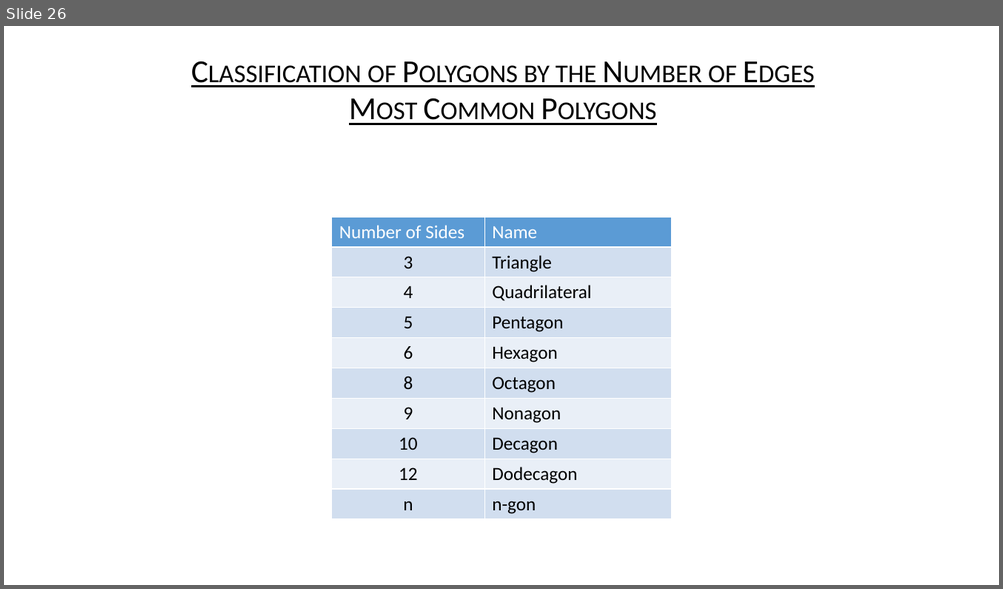
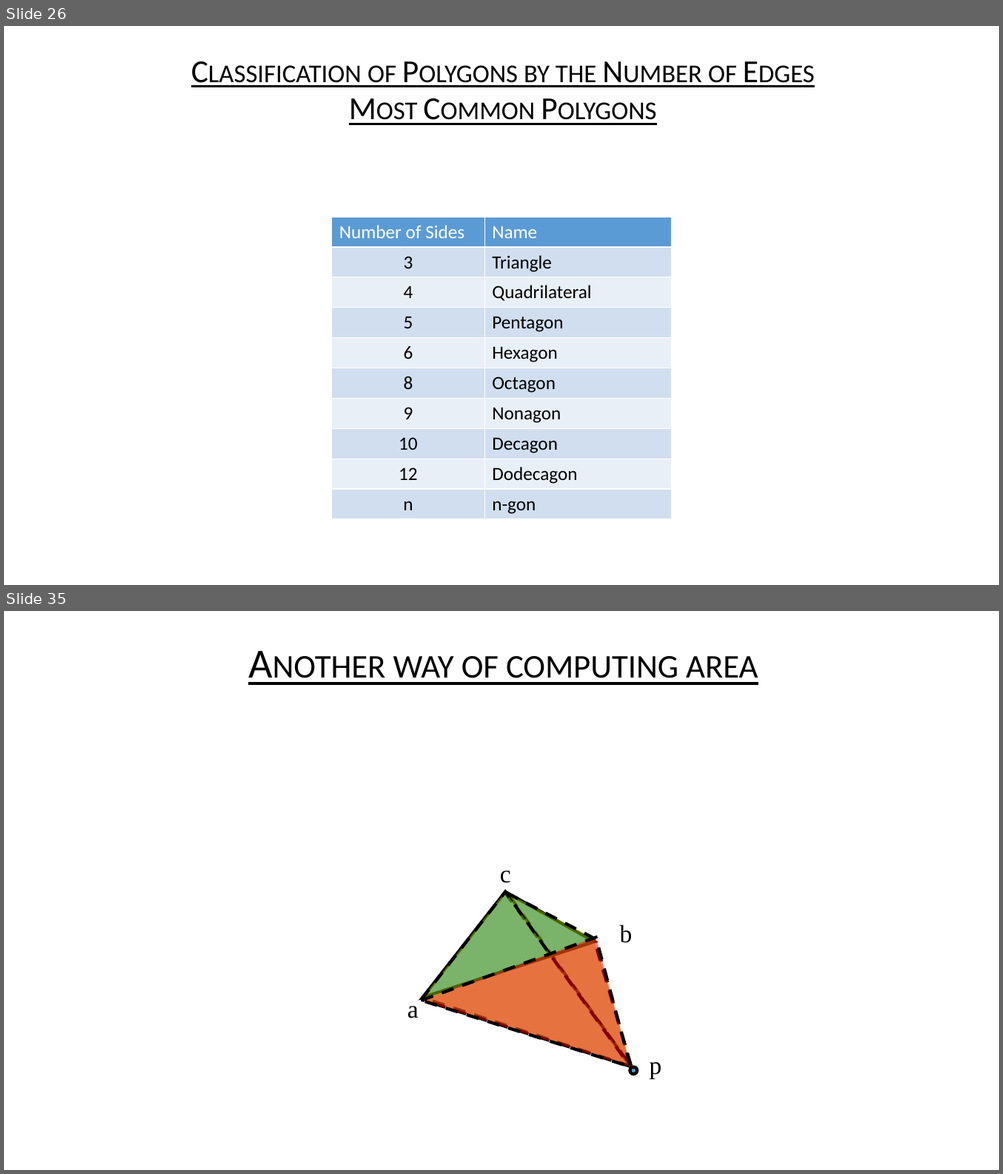
Before and after one commit to USFDataVisualization/Computational-Geometry-Lecture, a slide deck: L04-polygons.pptx. Shown one above the other, each under a label of ours: slide 26 before the commit, slides 26 and 35 after it; the slides between them are not shown. The pictures are 1003x589 and 1003x1174 pixels, drawn with LibreOffice and Linux fonts; fonts in the diff are those of the drawing; grey boxes stand for pictures; background and template pictures are left out. Boxes give left, top, right and bottom in pixels: in the first picture for what was removed or moved away, otherwise in the second. Text is boxed around its words. In the diff, an @@ line names an element or a change of style, - is before the commit and + after.

```diff
--- a/L04-polygons.pptx
+++ b/L04-polygons.pptx
@@ slide 35 added at [4,611,999,1170], background #FFFFFF @@
@@ text added at [393,656,757,685], 40 pt, text #000000, underline, small capitals @@
+• Another way of computing area
@@ text added at [500,871,511,883], 24 pt, text #000000 @@
+c
@@ freeform shape added at [421,892,630,1067], fill #99CC00 at 50% opacity, outline #000000 3 pt dashed @@
@@ freeform shape added at [423,892,595,998], fill #5B9BD5, outline #000000 3 pt @@
@@ freeform shape added at [505,892,632,1068], fill #99CC00 at 50% opacity, outline #000000 3 pt dashed @@
@@ line added from (631, 1067) to (506, 891), #000000 3 pt dashed @@
@@ freeform shape added at [421,938,631,1068], fill #FF0000 at 50% opacity, outline #000000 3 pt dashed @@
@@ line added from (631, 1067) to (596, 943), #000000 3 pt dashed @@
@@ text added at [620,925,632,943], 24 pt, text #000000 @@
+b
@@ text added at [407,1006,418,1019], 24 pt, text #000000 @@
+a
@@ line added from (631, 1067) to (421, 997), #000000 3 pt dashed @@
@@ ellipse added at [630,1068,637,1075], fill #5B9BD5, outline #000000 3 pt @@
@@ text added at [649,1062,662,1079], 24 pt, text #000000 @@
+p
```
Also in this commit, not shown: 25 other slides added, 41 other files.
